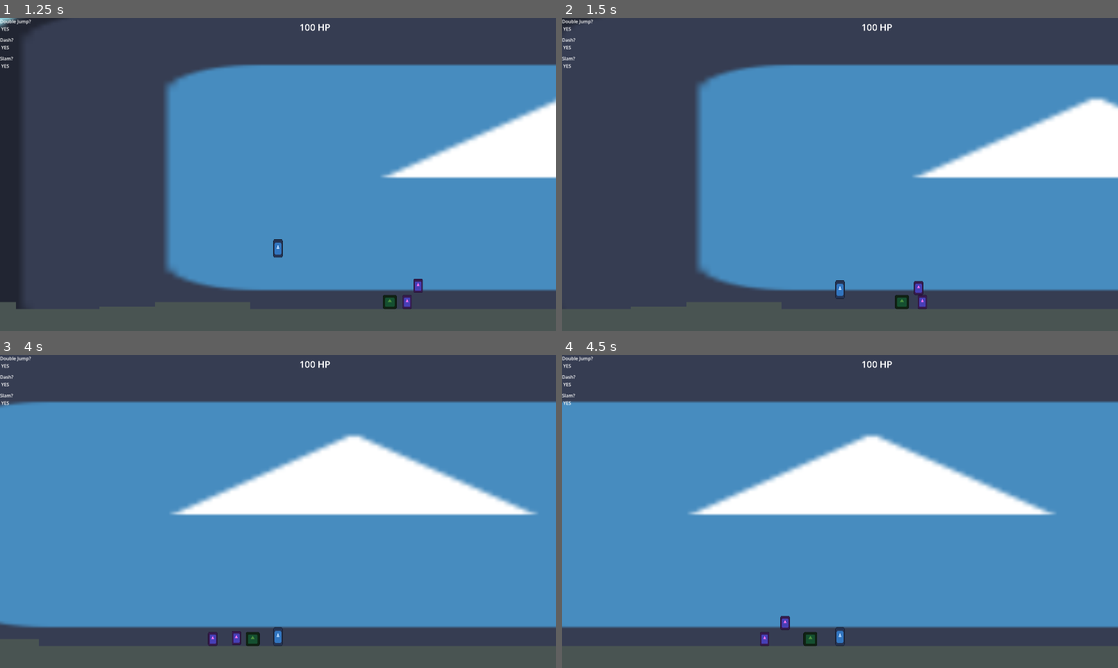
Above: before the commit, frames 1-4 (two rows, left to right).
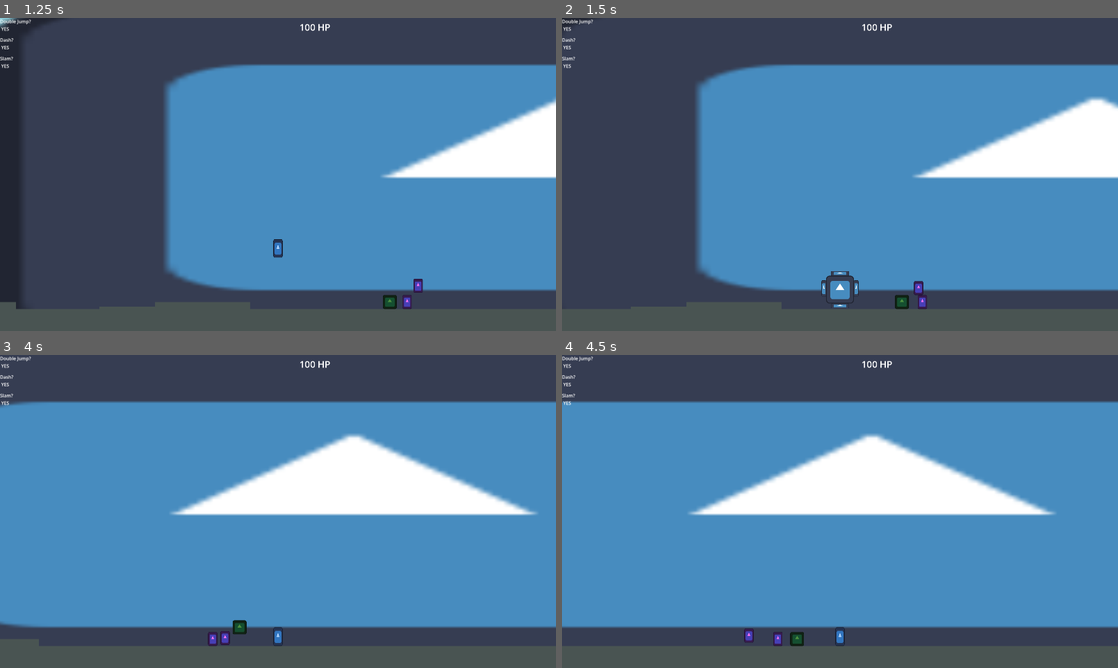
Above: after the commit, the same moments.

Repository: HeroHunterIguess/untitled-wip-game
Game: Godot game, scene res://scenes/worlds/main_world.tscn
Two runs of this game, one before a commit and one after it. Both use one fixed random seed, a clock stepped at 60 frames per second and the inputs below. The engine's default icon, where the game draws it, is replaced by a stand-in: a white triangle on a blue panel in a dark square.
Inputs (mouse positions are in pixels of both pictures, inside the frame that each line leads up to):
- Up to frame 1 (1.25 s): move the mouse to (400, 158) at 0.52 s; hold D (right) from 0.53 s (still down); right-click (400, 158) at 0.6 s; tap Space (double jump) at 0.77 s; tap Q (burst, bound only after the commit) at 0.8 s
- Up to frame 2 (1.5 s): keep holding D (right); move the mouse to (728, 190) at 1.27 s; tap Q (burst, bound only after the commit) at 1.35 s
- Up to frame 3 (4 s): tap Space (double jump) at 1.52, 3.02, 3.77 s; right-click (166, 527) at 1.55 s; move the mouse to (333, 442) at 2.02 s; release D (right) at 2.03 s; hold A (left) 2.03-2.78 s; tap E (air_freeze) at 2.1 s; tap Q (burst, bound only after the commit) at 2.3, 3.8 s; move the mouse to (250, 574) at 2.77 s; hold D (right) from 2.78 s (still down); tap Shift (dash) at 2.85 s; right-click (250, 574) at 3.05 s; move the mouse to (444, 558) at 3.52 s; right-click (444, 558) at 3.6 s
- Up to frame 4 (4.5 s): move the mouse to (673, 464) at 4.27 s; release D (right) at 4.28 s; hold A (left) from 4.28 s (still down); tap F (ground_slam) at 4.35 s

Frame 1 is identical in both runs. In frame 2, 0.4% of the frame differs, in the area x 46-54%, y 80-93%; in frame 3, 0.4%; in frame 4, 0.5%, in the area x 32-46%, y 83-94%.

Commit message:
create player burst ability

Diff:
--- a/project.godot
+++ b/project.godot
@@ -74,14 +74,14 @@
 "events": [Object(InputEventKey,"resource_local_to_scene":false,"resource_name":"","device":-1,"window_id":0,"alt_press …(192 unchanged characters)…
 ]
 }
-testing_pause={
-"deadzone": 0.2,
-"events": [Object(InputEventKey,"resource_local_to_scene":false,"resource_name":"","device":-1,"window_id":0,"alt_pressed":false,"shift_pressed":false,"ctrl_pressed":false,"meta_pressed":false,"pressed":false,"keycode":0,"physical_keycode":81,"key_label":0,"unicode":113,"location":0,"echo":false,"script":null)
-]
-}
 grenade={
 "deadzone": 0.2,
 "events": [Object(InputEventMouseButton,"resource_local_to_scene":false,"resource_name":"","device":-1,"window_id":0,"a …(253 unchanged characters)…
+]
+}
+burst={
+"deadzone": 0.2,
+"events": [Object(InputEventKey,"resource_local_to_scene":false,"resource_name":"","device":-1,"window_id":0,"alt_pressed":false,"shift_pressed":false,"ctrl_pressed":false,"meta_pressed":false,"pressed":false,"keycode":0,"physical_keycode":81,"key_label":0,"unicode":113,"location":0,"echo":false,"script":null)
 ]
 }
 
--- a/scenes/attacks/burst_attack.tscn
+++ b/scenes/attacks/burst_attack.tscn
@@ -36,3 +36,5 @@
 position = Vector2(-56, -4.000002)
 scale = Vector2(0.12500004, 0.4375)
 texture = ExtResource("1_qpch6")
+
+[connection signal="area_entered" from="." to="." method="_on_area_entered"]
--- a/scripts/game/attacks/player_burst_attack.gd
+++ b/scripts/game/attacks/player_burst_attack.gd
@@ -1,8 +1,7 @@
 extends Area2D
 
 const DAMAGE = 40
-const PLAYER_DAMAGE = 10
-const KNOCKBACK = 1250
+const KNOCKBACK = 1175
 
 func _on_area_entered(area: Area2D) -> void:
 	# damage things in area
--- a/scripts/game/player.gd
+++ b/scripts/game/player.gd
@@ -147,6 +147,7 @@
 const melee_preload = preload("res://scenes/attacks/basic_melee.tscn")
 const ground_slam_preload = preload("res://scenes/attacks/ground_slam.tscn")
 const grenade_preload = preload("res://scenes/attacks/grenade.tscn")
+const burst_preload = preload("res://scenes/attacks/burst_attack.tscn")
 
 # main inputs and attacks
 func _process(_delta):
@@ -203,6 +204,15 @@
 	if Input.is_action_just_pressed("grenade") && data.has_grenade:
 		var grenade = grenade_preload.instantiate()
 		add_child(grenade)
+		# give it initial velocity based on mouse position
 
 	# spawn in burst attack
-		# give it initial velocity based on mouse position
+	if Input.is_action_just_pressed("burst") && !is_attacking:
+		var burst = burst_preload.instantiate()
+		add_child(burst)
+
+		is_attacking = true
+
+		await get_tree().create_timer(0.15).timeout
+		burst.queue_free()
+		is_attacking = false
